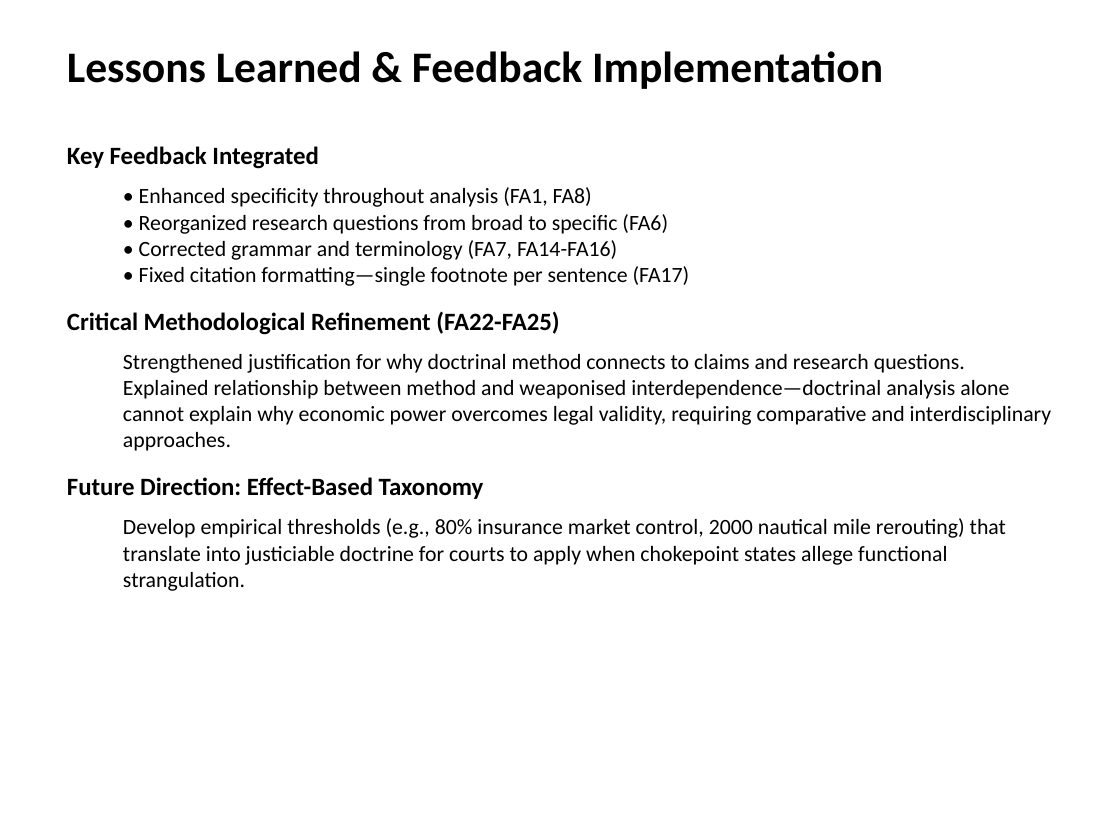
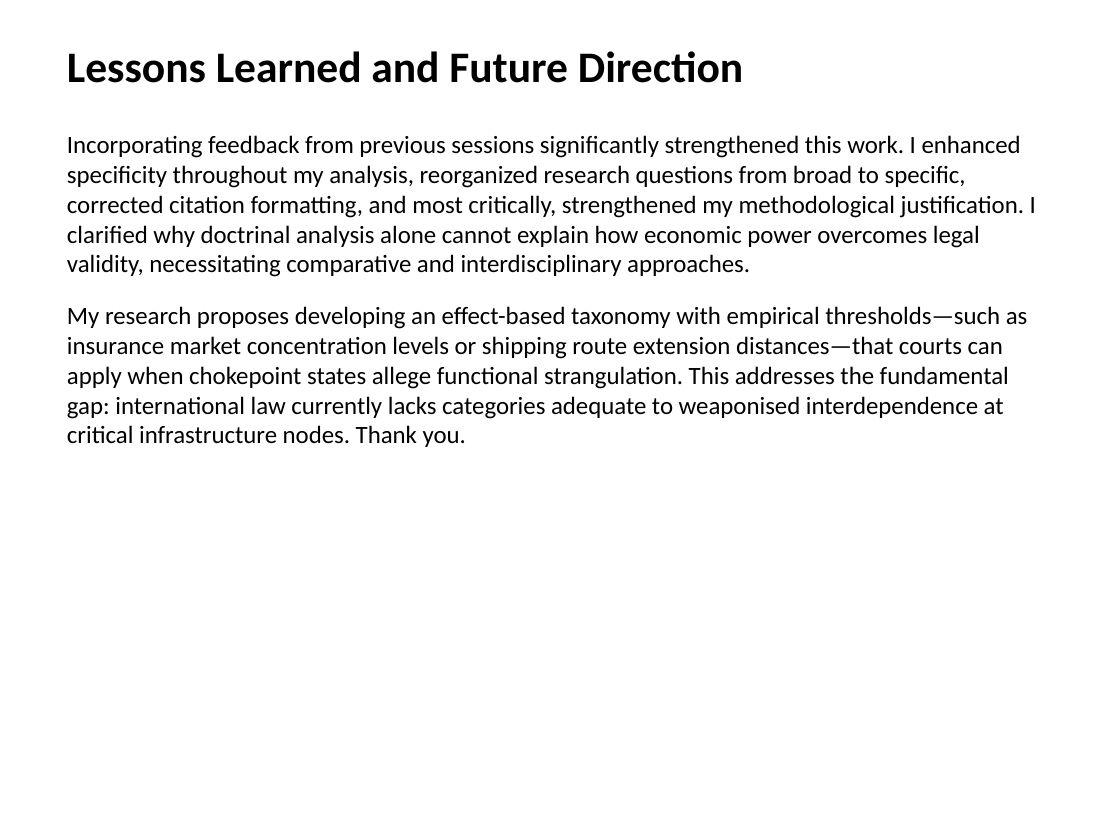
Before and after one commit to MogireMaina/Writings, a slide deck: slide 5 of Qatar_Legal_Chokepoint_Presentation.pptx. Drawn at 1120x840 pixels with LibreOffice and Linux fonts; fonts in the diff are those of the drawing. Boxes give left, top, right and bottom in pixels: in the first picture for what was removed or moved away, otherwise in the second. Text is boxed around its words. In the diff, an @@ line names an element or a change of style, - is before the commit and + after.

```diff
--- a/Qatar_Legal_Chokepoint_Presentation.pptx
+++ b/Qatar_Legal_Chokepoint_Presentation.pptx
@@ text at (67, 51, 743, 83): text changed @@
-Lessons Learned & Feedback Implementation
+Lessons Learned and Future Direction
@@ text at (67, 135, 1036, 447): text changed; size 14 to 16 pt @@
-Key Feedback Integrated
-  • Enhanced specificity throughout analysis (FA1, FA8)
-  • Reorganized research questions from broad to specific (FA6)
-  • Corrected grammar and terminology (FA7, FA14-FA16)
-  • Fixed citation formatting—single footnote per sentence (FA17)
-Critical Methodological Refinement (FA22-FA25)
-  Strengthened justification for why doctrinal method connects to claims and research questions. Explained relationship between method and weaponised interdependence—doctrinal analysis alone cannot explain why economic power overcomes legal validity, requiring comparative and interdisciplinary approaches.
-Future Direction: Effect-Based Taxonomy
-  Develop empirical thresholds (e.g., 80% insurance market control, 2000 nautical mile rerouting) that translate into justiciable doctrine for courts to apply when chokepoint states allege functional strangulation.
+Incorporating feedback from previous sessions significantly strengthened this work. I enhanced specificity throughout my analysis, reorganized research questions from broad to specific, corrected citation formatting, and most critically, strengthened my methodological justification. I clarified why doctrinal analysis alone cannot explain how economic power overcomes legal validity, necessitating comparative and interdisciplinary approaches.
+My research proposes developing an effect-based taxonomy with empirical thresholds—such as insurance market concentration levels or shipping route extension distances—that courts can apply when chokepoint states allege functional strangulation. This addresses the fundamental gap: international law currently lacks categories adequate to weaponised interdependence at critical infrastructure nodes. Thank you.
```
Also in this commit, not shown: 4 other slides changed, 1 other file.
